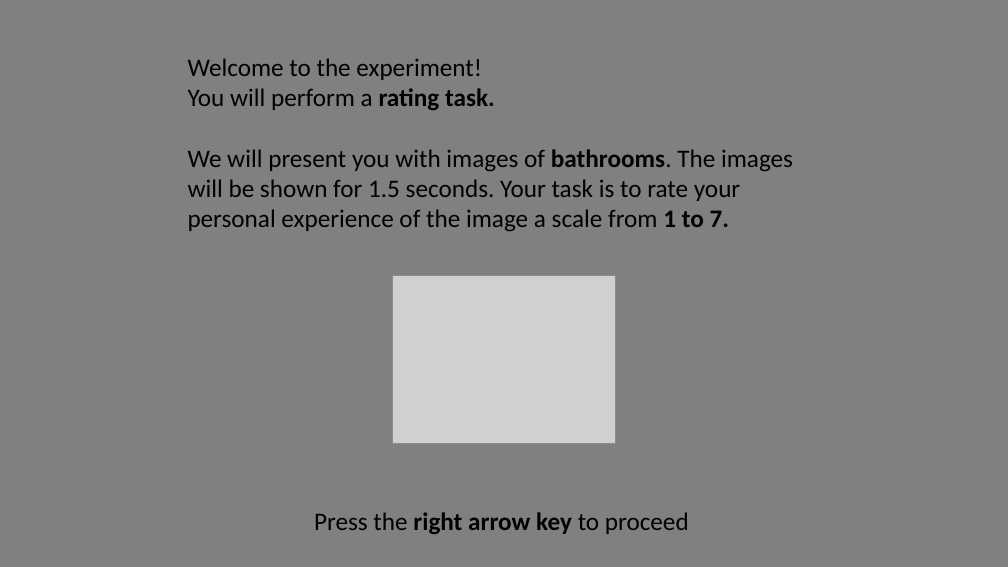
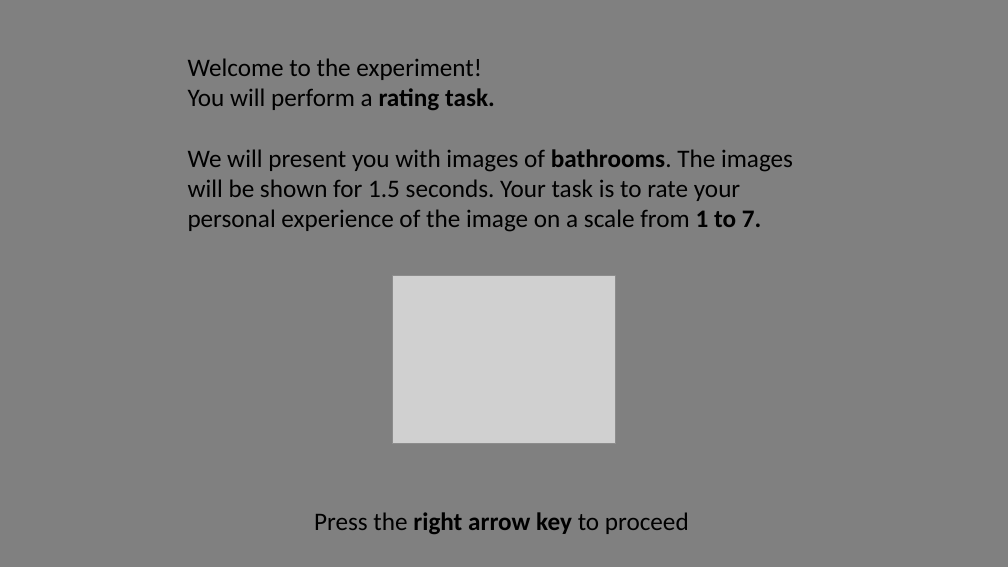
Before and after one commit to michaengeser/pep_wp4, a slide deck: slide 5 of instructions/Instructions.pptx. Drawn at 1008x567 pixels with LibreOffice and Linux fonts; fonts in the diff are those of the drawing; grey boxes stand for pictures. Boxes give left, top, right and bottom in pixels: in the first picture for what was removed or moved away, otherwise in the second. Text is boxed around its words. In the diff, an @@ line names an element or a change of style, - is before the commit and + after.

```diff
--- a/instructions/Instructions.pptx
+++ b/instructions/Instructions.pptx
@@ text at bbox=[188, 149, 793, 231]: text changed @@
-We will present you with images of bathrooms. The images will be shown for 1.5 seconds. Your task is to rate your personal experience of the image a scale from 1 to 7.
+We will present you with images of bathrooms. The images will be shown for 1.5 seconds. Your task is to rate your personal experience of the image on a scale from 1 to 7.
```
Also in this commit, not shown: 1 other slide changed, 17 other files.
